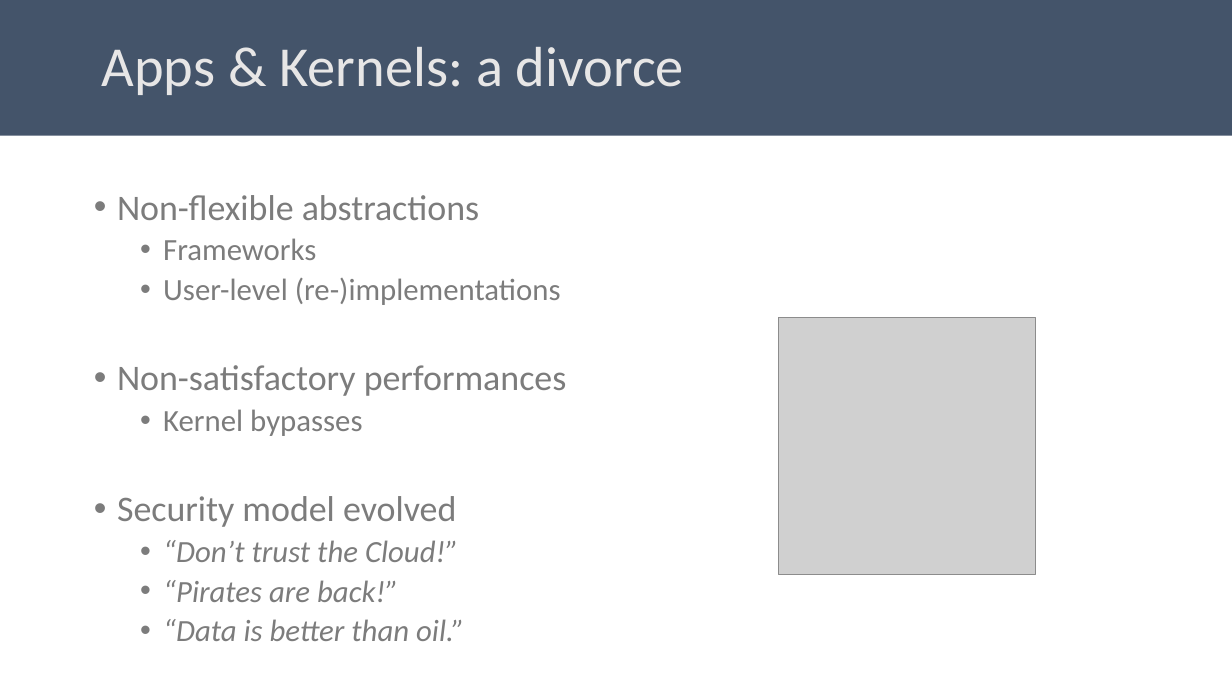
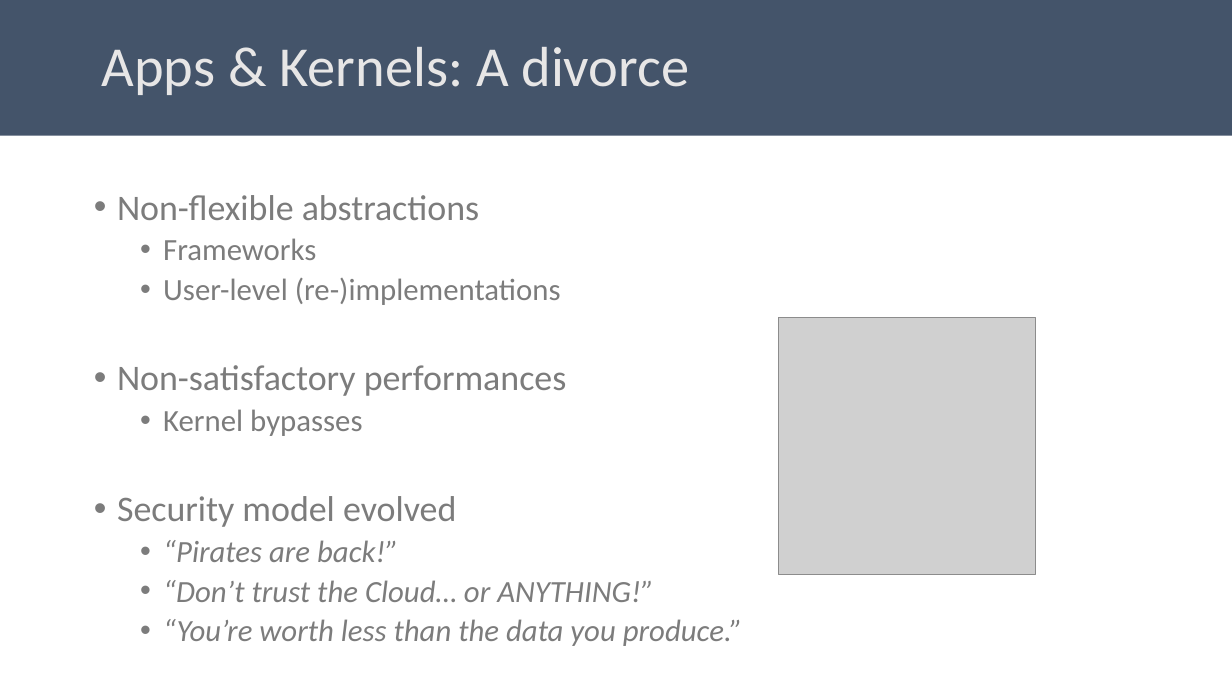
Before and after one commit to aghosn/CandidacyPresentation, a slide deck: slide 4 of CE_presentation.pptx. Drawn at 1232x693 pixels with LibreOffice and Linux fonts; fonts in the diff are those of the drawing; grey boxes stand for pictures. Boxes give left, top, right and bottom in pixels: in the first picture for what was removed or moved away, otherwise in the second. Text is boxed around its words. In the diff, an @@ line names an element or a change of style, - is before the commit and + after.

```diff
--- a/CE_presentation.pptx
+++ b/CE_presentation.pptx
@@ title at <box>102,47,689,95</box>: text changed @@
-Apps & Kernels: a divorce
+Apps & Kernels: A divorce
@@ text at <box>163,540,459,562</box>: paragraph removed @@
-  • “Don’t trust the Cloud!”
@@ text at <box>163,580,743,646</box>: text changed @@
-  • “Data is better than oil.”
+  • “Don’t trust the Cloud… or ANYTHING!”
+  • “You’re worth less than the data you produce.”
```
Also in this commit, not shown: 4 slides added.
